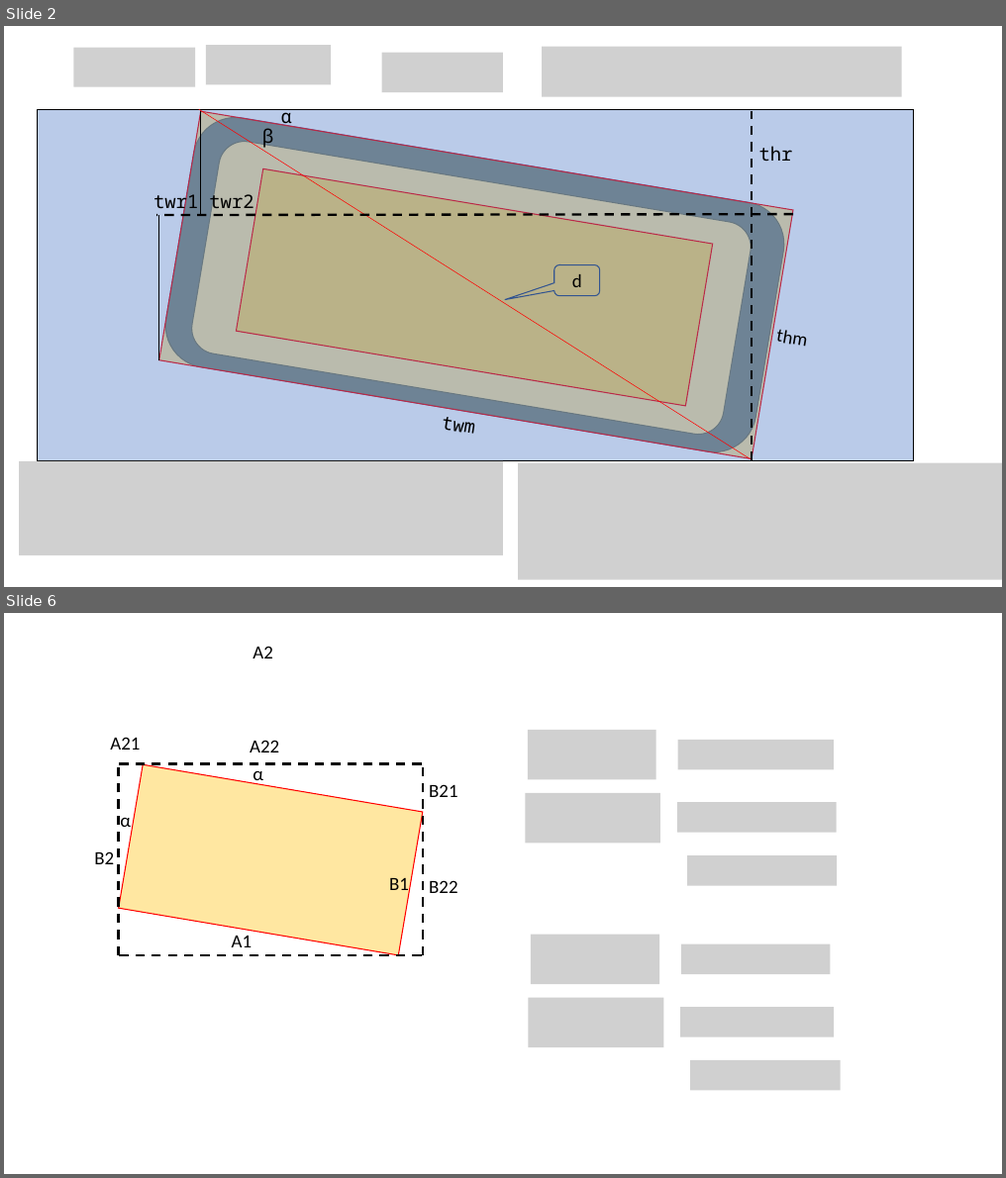
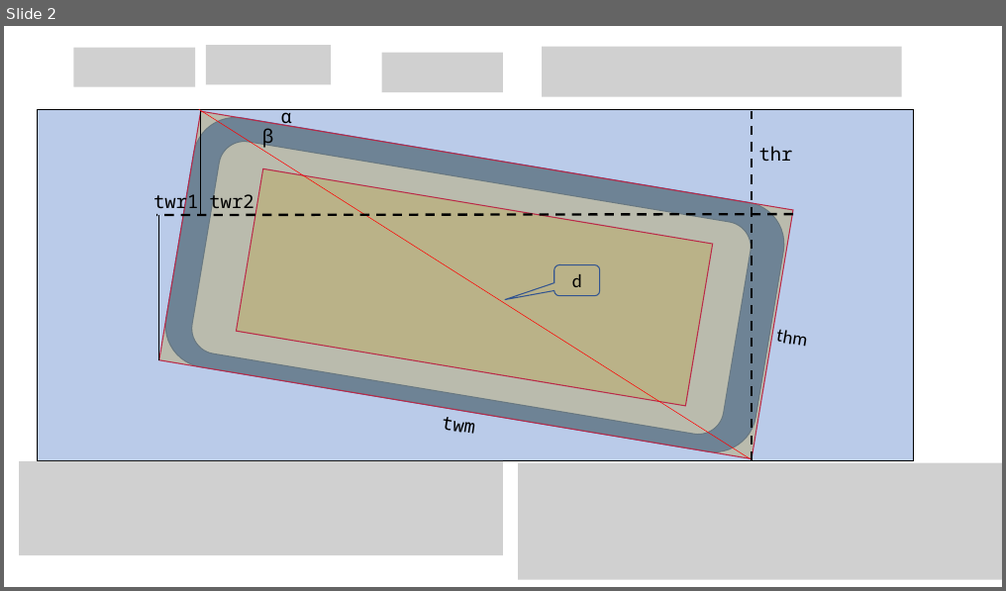
Before and after one commit to joachimneumann/Truth-O-Meter, a slide deck: rectangleRotation.pptx. Shown one above the other, each under a label of ours: slides 2 and 6 before the commit, slide 2 after it; the slides between them are not shown. The pictures are 1006x1178 and 1006x591 pixels, drawn with LibreOffice and Linux fonts; fonts in the diff are those of the drawing; grey boxes stand for pictures. Boxes give left, top, right and bottom in pixels: in the first picture for what was removed or moved away, otherwise in the second. Text is boxed around its words. In the diff, an @@ line names an element or a change of style, - is before the commit and + after.

```diff
--- a/rectangleRotation.pptx
+++ b/rectangleRotation.pptx
@@ slide 6 removed at [4, 613, 1002, 1174], background #FFFFFF @@
@@ text removed at [252, 646, 272, 659] @@
-A2
@@ picture removed at [528, 730, 656, 780] @@
@@ text removed at [110, 737, 140, 750] @@
-A21
@@ text removed at [250, 740, 279, 753] @@
-A22
@@ picture removed at [678, 740, 834, 769] @@
@@ line removed from (422, 764) to (117, 764) @@
@@ rectangle removed at [119, 764, 423, 956] @@
@@ line removed from (119, 956) to (119, 765) @@
@@ text removed at [252, 764, 263, 785] @@
-α
@@ line removed from (423, 956) to (423, 765) @@
@@ text removed at [429, 784, 457, 797] @@
-B21
@@ text removed at [120, 818, 131, 827] @@
-α
@@ picture removed at [525, 792, 660, 843] @@
@@ picture removed at [677, 802, 837, 833] @@
@@ text removed at [94, 852, 114, 864] @@
-B2
@@ text removed at [389, 878, 409, 895] @@
-B1
@@ picture removed at [687, 856, 838, 885] @@
@@ text removed at [429, 880, 457, 893] @@
-B22
@@ text removed at [232, 936, 252, 948] @@
-A1
@@ picture removed at [531, 934, 659, 984] @@
@@ line removed from (422, 956) to (117, 956) @@
@@ picture removed at [681, 945, 830, 974] @@
@@ picture removed at [528, 998, 663, 1048] @@
@@ picture removed at [681, 1008, 835, 1038] @@
@@ picture removed at [690, 1060, 841, 1090] @@
```
Also in this commit, not shown: 2 slides changed, 2 other slides removed.
